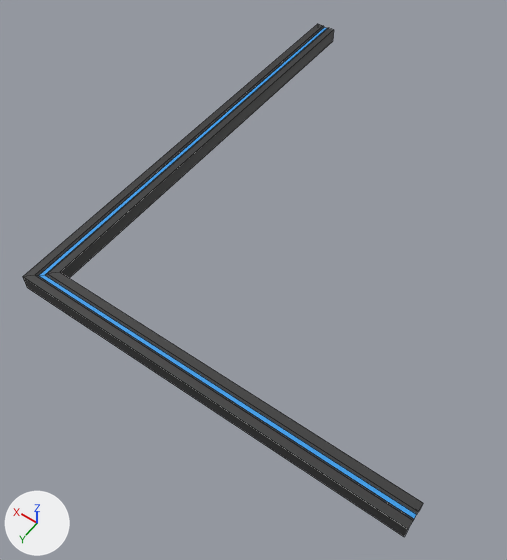
An edit to the FBX model Assets/Models/PowerCables/0110.fbx, drawn before and after from the same camera.
One viewpoint serves both versions: a camera (50 mm lens) standing at (-1.023, 0.843, 1.362) and looking at (-0.363, -0.08, -0.089). Arrows for +X, +Y and +Z are at lower left; the lights stay in place. Mesh edges are drawn as thin lines. Where no turn or scale is listed for an object, it has been applied to the vertices.

The older version as bpy lines, for what is in view:
```python
me_plane_109 = bpy.data.meshes.new('Plane.109')
me_plane_109.from_pydata(...)  # 24 vertices, 14 faces; spans x -1.0..0.031, y -1.0..0.316, z 0.0..0.043
# faces by material slot: [12, 2]
me_plane_109.materials.append(mat_cable)  # black #363636
me_plane_109.materials.append(mat_cablepower)  # blue #369ce9
ob_0110 = bpy.data.objects.new('0110', me_plane_109)
ob_0110.location = (0.0, 0.0, 0.0)
```
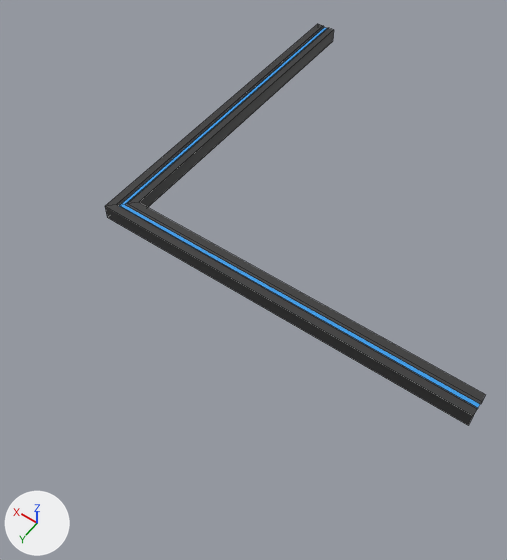
Diff of the bpy script that builds the scene:
```diff
--- a/Assets/Models/PowerCables/0110.fbx.py
+++ b/Assets/Models/PowerCables/0110.fbx.py
@@ me_plane_109 @@
 me_plane_109.from_pydata(...)  # 24 vertices, 14 faces; spans x -1.0..0.031, y -1.0..0.316, z 0.0..0.043
 # used by ob_0110; location = (0.0, 0.0, 0.0)
+# me_plane_109 part 1: all 16 vertices in x -1.0..0.031, y 0.255..0.316, z 0.0..0.043 are moved by (0.0, -0.286, 0.0)
 me_plane_109.materials.append(mat_cable)
```

Where the change shows, as pixel boxes (x1, y1, x2, y2) in the pictures (507 x 560 px):
'0110', reshaped (22% shorter)
    before: (23, 24, 423, 537)
    after: (105, 24, 485, 425)
